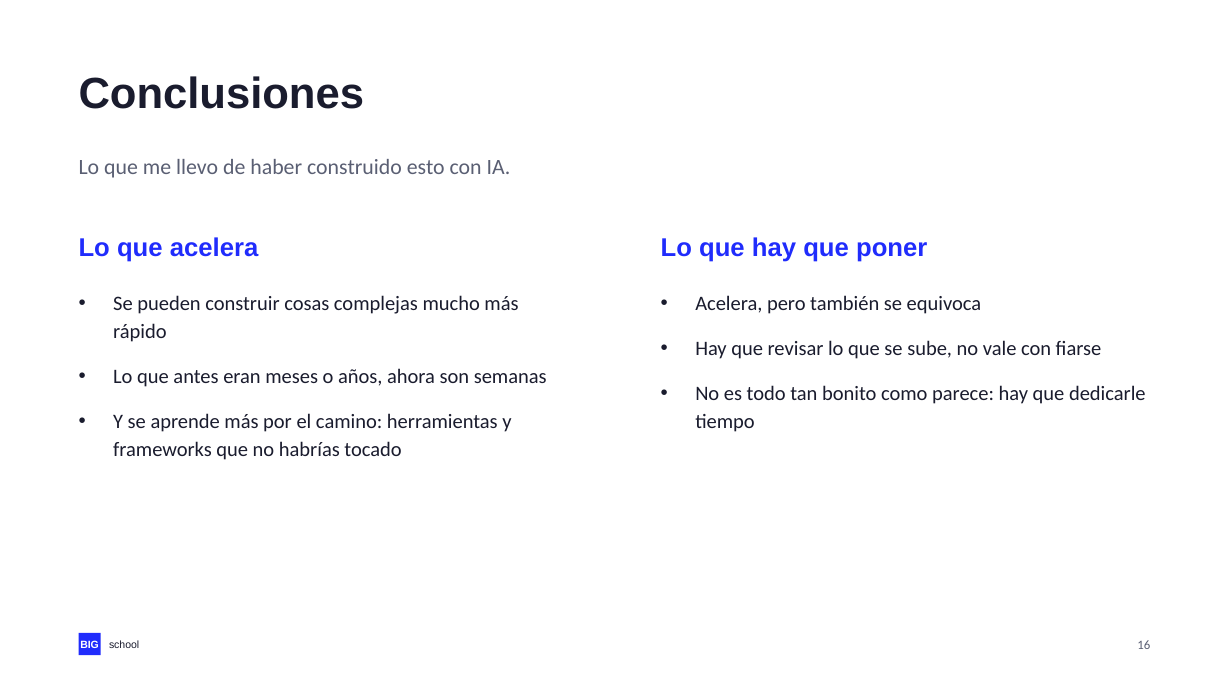
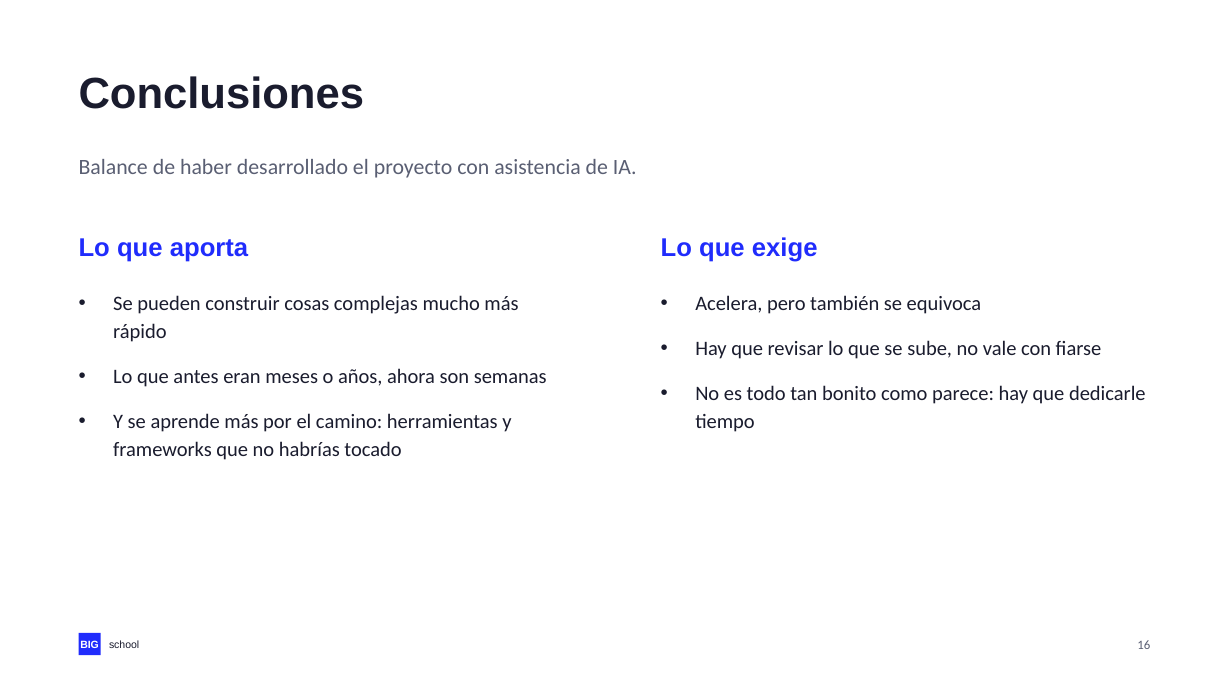
Before and after one commit to NovilloQuinta/intelligent-automotive-diagnostics, a slide deck: slide 16 of docs/presentacion/tfm-intelligent-automotive-diagnostics.pptx. Drawn at 1232x693 pixels with LibreOffice and Linux fonts; fonts in the diff are those of the drawing. Boxes give left, top, right and bottom in pixels: in the first picture for what was removed or moved away, otherwise in the second. Text is boxed around its words. In the diff, an @@ line names an element or a change of style, - is before the commit and + after.

```diff
--- a/docs/presentacion/tfm-intelligent-automotive-diagnostics.pptx
+++ b/docs/presentacion/tfm-intelligent-automotive-diagnostics.pptx
@@ text at (79, 159, 637, 178): text changed @@
-Lo que me llevo de haber construido esto con IA.
+Balance de haber desarrollado el proyecto con asistencia de IA.
@@ text at (79, 238, 248, 262): text changed @@
-Lo que acelera
+Lo que aporta
@@ text at (661, 237, 818, 262): text changed @@
-Lo que hay que poner
+Lo que exige
```
Also in this commit, not shown: 14 other slides changed, 3 other files.
